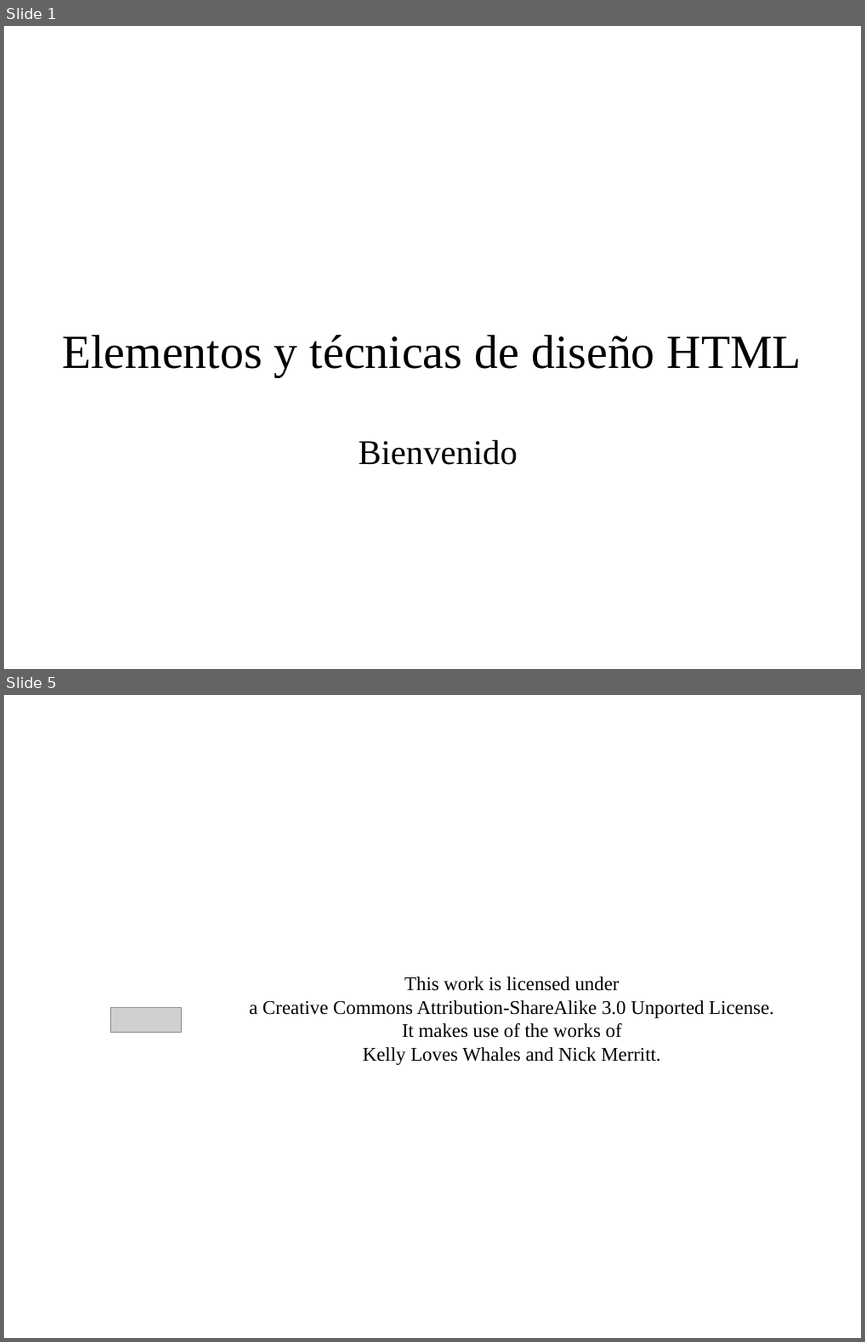
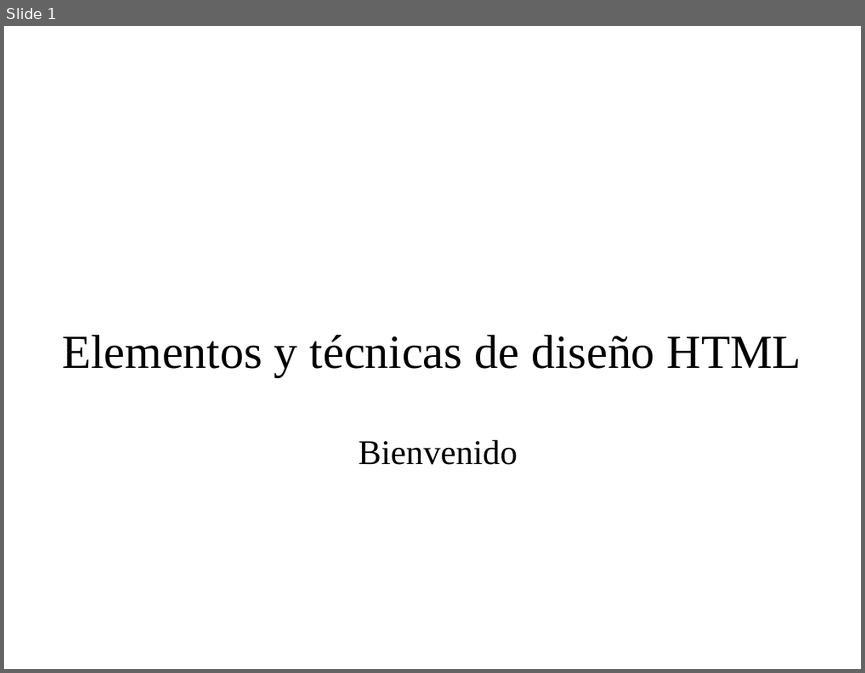
Before and after one commit to codefuncode/Curso-de-HTML-2020, a slide deck: 01-Tutorial-HTML/025-Elementos-y-tecnicas-de-diseno-HTML/025-Elementos-y-tecnicas-de-diseno-HTML.odp. Shown one above the other, each under a label of ours: slides 1 and 5 before the commit, slide 1 after it; the slides between them are not shown. The pictures are 865x1342 and 865x673 pixels, drawn with LibreOffice and Linux fonts; fonts in the diff are those of the drawing; grey boxes stand for pictures; background and template pictures are left out. Boxes give left, top, right and bottom in pixels: in the first picture for what was removed or moved away, otherwise in the second. Text is boxed around its words. In the diff, an @@ line names an element or a change of style, - is before the commit and + after.

```diff
--- a/01-Tutorial-HTML/025-Elementos-y-tecnicas-de-diseno-HTML/025-Elementos-y-tecnicas-de-diseno-HTML.odp
+++ b/01-Tutorial-HTML/025-Elementos-y-tecnicas-de-diseno-HTML/025-Elementos-y-tecnicas-de-diseno-HTML.odp
@@ slide 5 removed at box(4, 695, 861, 1338), background picture (left out) @@
@@ title removed at box(249, 976, 774, 1065) @@
-This work is licensed under
-a Creative Commons Attribution-ShareAlike 3.0 Unported License.
-It makes use of the works of
-Kelly Loves Whales and Nick Merritt.
@@ picture removed at box(110, 1008, 182, 1032) @@
```
Also in this commit, not shown: 7 slides added, 3 other slides removed, 18 other files.
